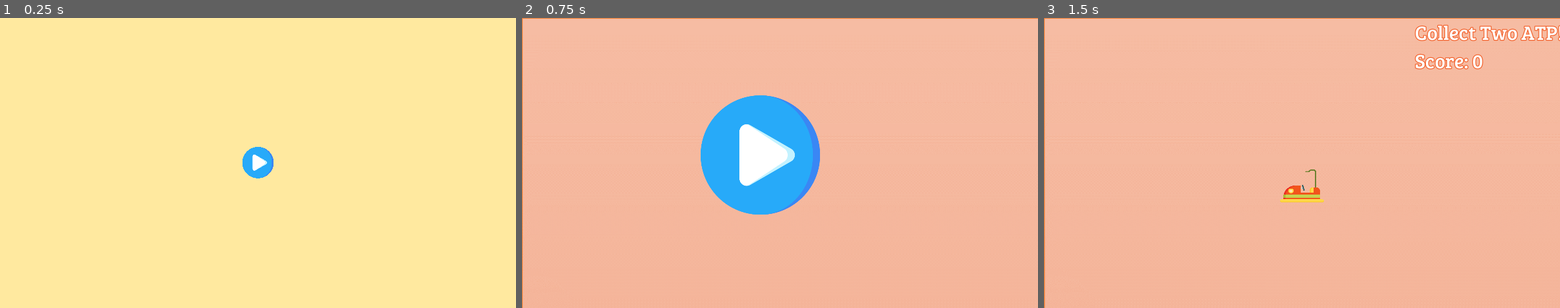
Above: before the commit, frames 1-3 (left to right).
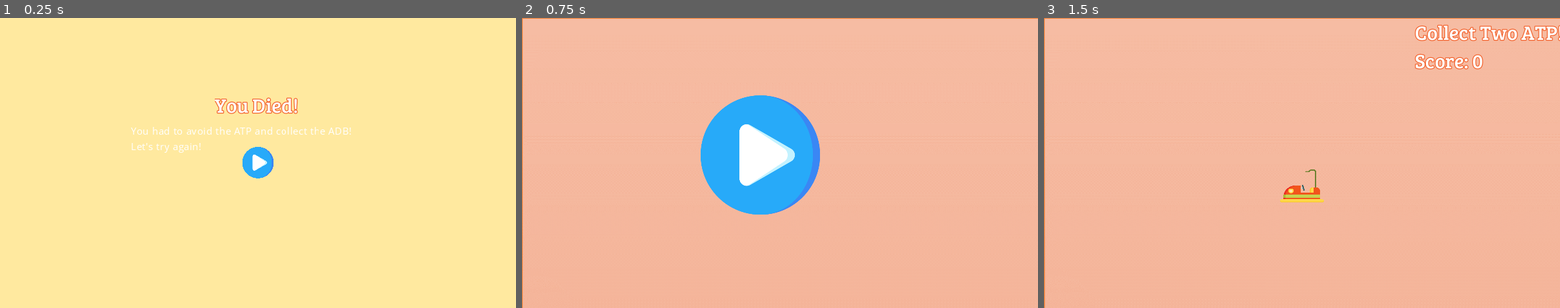
Above: after the commit, the same moments.

Repository: JJWRoeloffs/AerobicDissimilationGame
Game: Godot game, scene res://src/scenes/glycolysis/DeathStage.tscn
The game is run twice, just before and just after one commit, with the same random seed, the same clock (stepped at 60 frames per second) and the same inputs. The project has no main scene, so this scene is started directly.
Inputs (mouse positions are in pixels of both pictures, inside the frame that each line leads up to):
- Up to frame 1 (0.25 s): no input
- Up to frame 2 (0.75 s): click (780, 163) at 0.5 s
- Up to frame 3 (1.5 s): click (1281, 154) at 1.25 s

The runs differ from the first frame. In frame 1, 1.0% of the frame differs, in the area x 25-68%, y 27-47%; in frame 2, nothing differs; in frame 3, nothing differs.

Commit message:
Configure death scene

Diff:
--- a/src/scenes/glycolysis/DeathStage.tscn
+++ b/src/scenes/glycolysis/DeathStage.tscn
@@ -1,6 +1,8 @@
-[gd_scene load_steps=2 format=2]
+[gd_scene load_steps=4 format=2]
 
 [ext_resource path="res://src/buttons/PlayButton.tscn" type="PackedScene" id=1]
+[ext_resource path="res://assets/fonts/aerobic_dissimilation_theme.tres" type="Theme" id=2]
+[ext_resource path="res://assets/fonts/info_text_theme.tres" type="Theme" id=3]
 
 [node name="DeathStage" type="CanvasLayer"]
 
@@ -19,5 +21,22 @@
 "_edit_use_anchors_": false
 }
 
+[node name="RichTextLabel" type="RichTextLabel" parent="Control"]
+margin_left = 325.0
+margin_top = 262.0
+margin_right = 1138.0
+margin_bottom = 474.0
+theme = ExtResource( 3 )
+text = "You had to avoid the ATP and collect the ADB!
+Let's try again!"
+
+[node name="RichTextLabel2" type="RichTextLabel" parent="Control"]
+margin_left = 533.397
+margin_top = 181.295
+margin_right = 904.397
+margin_bottom = 287.295
+theme = ExtResource( 2 )
+text = "You Died!"
+
 [node name="PlayButton" parent="Control" instance=ExtResource( 1 )]
 next_scene_path = "res://src/scenes/glycolysis/start_glycolysis.tscn"
--- a/src/scenes/glycolysis/player.tscn
+++ b/src/scenes/glycolysis/player.tscn
@@ -2,7 +2,7 @@
 
 [ext_resource path="res://assets/images/bumper-car.png" type="Texture" id=1]
 [ext_resource path="res://src/scenes/glycolysis/player.gd" type="Script" id=2]
-[ext_resource path="res://src/scenes/glycolysis/start_glycolysis.tscn" type="PackedScene" id=3]
+[ext_resource path="res://src/scenes/glycolysis/DeathStage.tscn" type="PackedScene" id=3]
 
 [sub_resource type="RectangleShape2D" id=1]
 extents = Vector2( 41.8918, 15.7019 )
